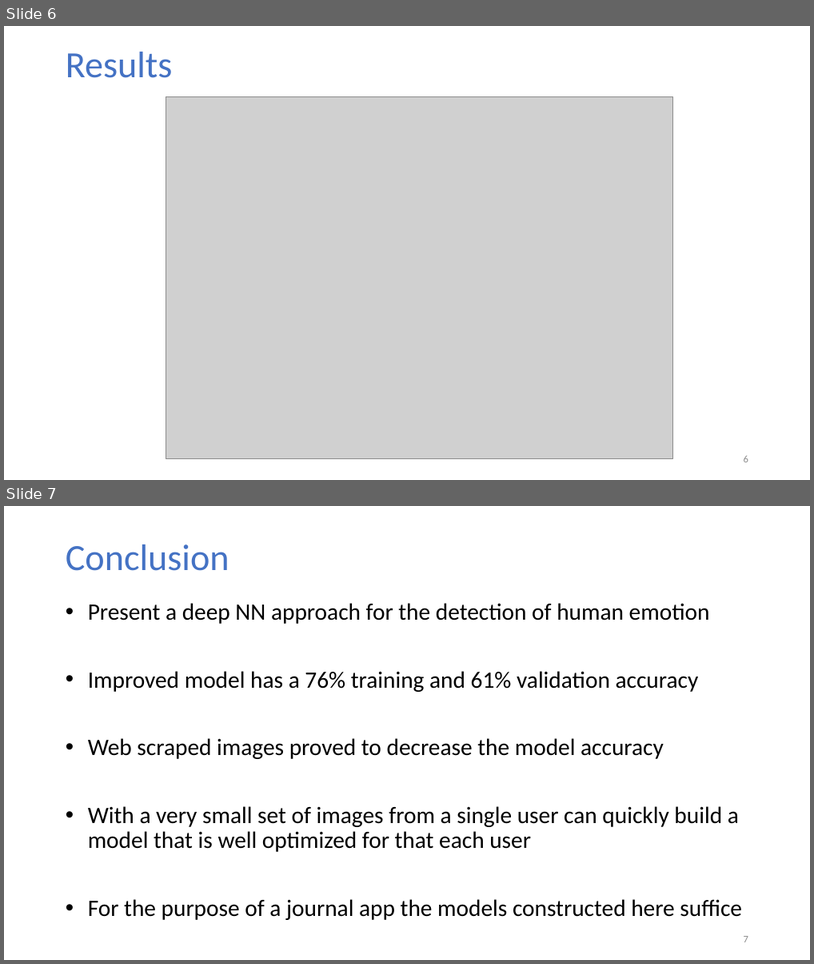
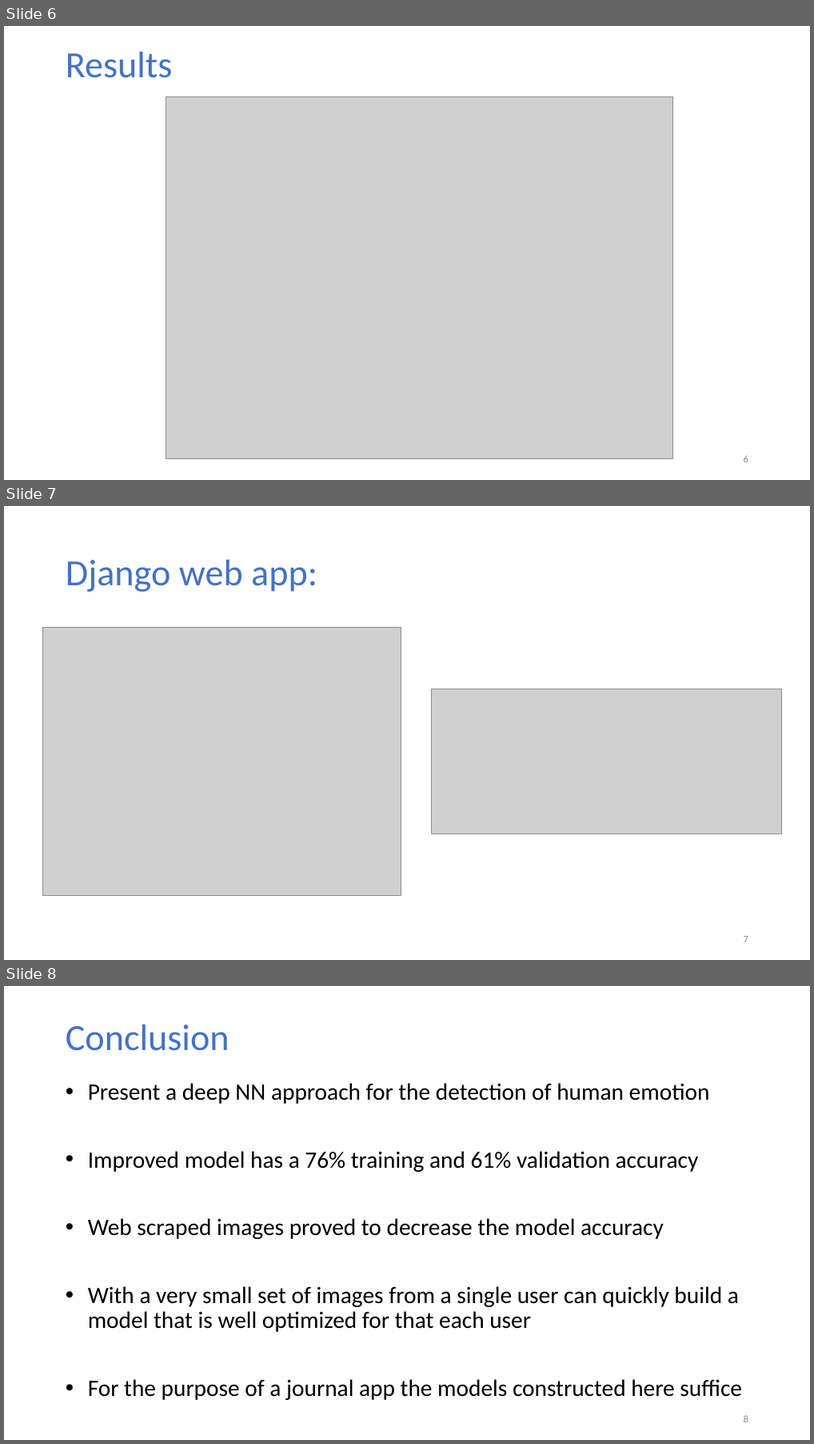
Before and after one commit to GitHub-ccd/emoJ, a slide deck: ppt/MOD_5.pptx. Shown one above the other, each under a label of ours: slides 6 and 7 before the commit, slides 6, 7 and 8 after it. The pictures are 814x964 and 814x1444 pixels, drawn with LibreOffice and Linux fonts; fonts in the diff are those of the drawing; grey boxes stand for pictures; background and template pictures are left out. Boxes give left, top, right and bottom in pixels: in the first picture for what was removed or moved away, otherwise in the second. Text is boxed around its words. In the diff, an @@ line names an element or a change of style, - is before the commit and + after.

```diff
--- a/ppt/MOD_5.pptx
+++ b/ppt/MOD_5.pptx
@@ slide 7 added at (4,506,810,960), background picture (left out) @@
@@ title added at (66,560,318,592), 44 pt, text #4472C4 @@
+Django web app:
@@ picture added at (43,627,402,896) @@
@@ picture added at (432,688,782,834) @@
@@ page number added at (744,936,749,942), 12 pt, text #8C8C8C @@
+7
@@ what was slide 7 is now slide 8 @@
@@ page number at (744,1415,749,1422): text changed @@
-7
+8
```
Also in this commit, not shown: 2 slides changed, 25 other files.
